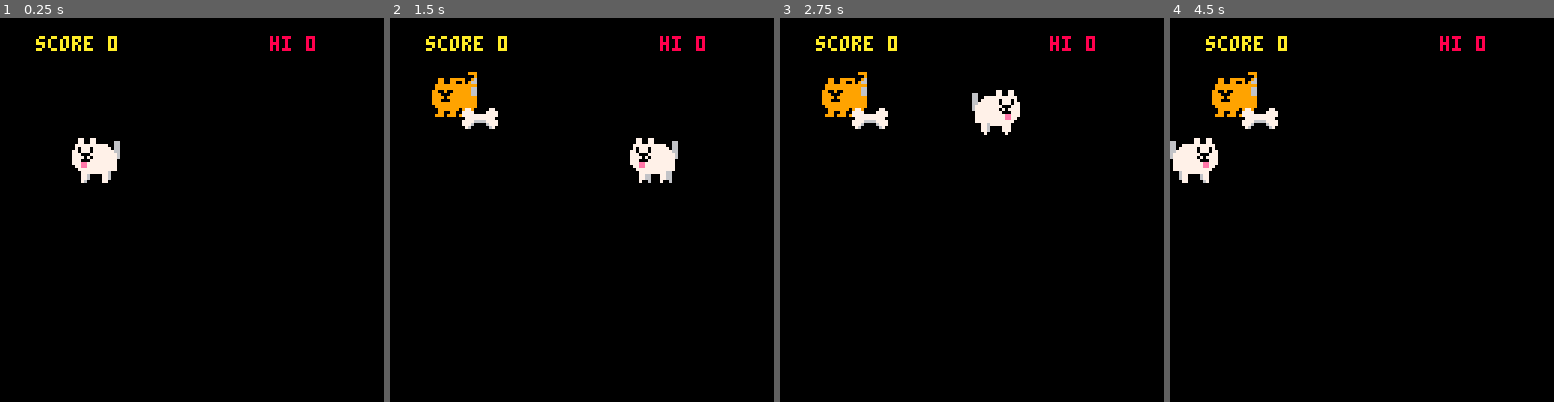
Above: before the commit, frames 1-4 (left to right).
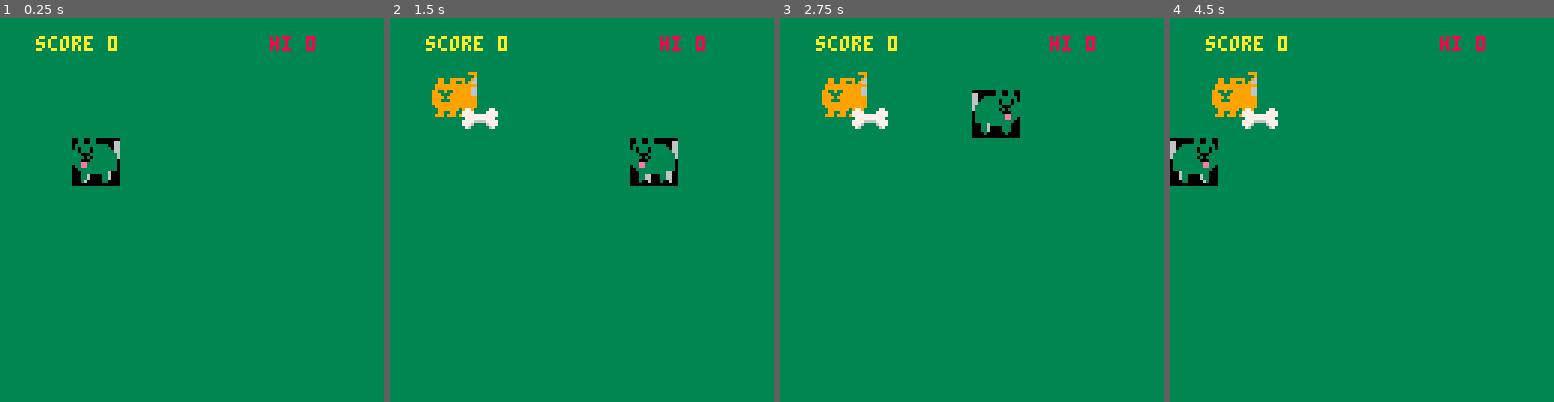
Above: after the commit, the same moments.

Repository: iain8/pico-8-games
Game: PICO-8 cartridge puptrail.p8
Same seed, same stepped clock (60 frames per second), same inputs: the game is played once before the commit and once after it.
Inputs:
- Up to frame 1 (0.25 s): no input
- Up to frame 2 (1.5 s): no input
- Up to frame 3 (2.75 s): hold Right 1.6-2.1 s; hold Up 2.15-2.42 s; hold Right from 2.47 s (still down)
- Up to frame 4 (4.5 s): release Right at 3.03 s; hold Left 3.08-3.58 s; hold Down 3.63-3.97 s; hold Right from 4.02 s (still down)

The runs differ from the first frame. In frame 1, 99% of the frame differs, in the area x 0-100%, y 0-100%; in frame 2, 97%; in frame 3, 97%; in frame 4, 97%.

Commit message:
text boxes

Diff:
--- a/puptrail.p8
+++ b/puptrail.p8
@@ -101,7 +101,11 @@
 end
 
 function _draw()
-  cls()
+  rectfill(0, 0, 128, 128, 3)
+
+  -- TODO: why doesn't this work?
+  palt(7, true)
+  palt(0, false)
 
   local dog = 1
 
@@ -142,11 +146,13 @@
     if (frame - shake_start) < 60 then
       camera(flr(rnd(10) - 5), flr(rnd(10) - 5))
 
-      print('dog collision!', 30, 36, 8)
+      draw_dialog()
+      print('dog collision!', 40, 50, 8)
     else
       camera(0, 0)
 
-      print('game over!', 30, 36, 8)
+      draw_dialog()
+      print('game over', 44, 50, 8)
     end
   end
 end
@@ -154,6 +160,13 @@
 -- draw a bounding box
 function draw_bounding(x, y, width, col)
   rect(x, y, x + width, y + width, col)
+end
+
+function draw_dialog()
+  rectfill(3, 43, 124, 63, 7)
+  rectfill(5, 46, 122, 61, 1)
+  line(5, 45, 122, 45, 6)
+  line(3, 64, 124, 64, 6)
 end
 
 -- add a new dog!
@@ -201,6 +214,8 @@
     sfx(3)
 
     score_up(20)
+
+    speed -= 1
   end
 
   local met_stray = meet_stray(new_body[1])
@@ -226,6 +241,8 @@
 
   -- if head occupies body then you've failed!
   if in_body(body[1], 2) then
+    sfx(4)
+
     shake_start = frame
     state = 2
   end
Not shown, changed: the sound effects (__sfx__) section of puptrail.p8
